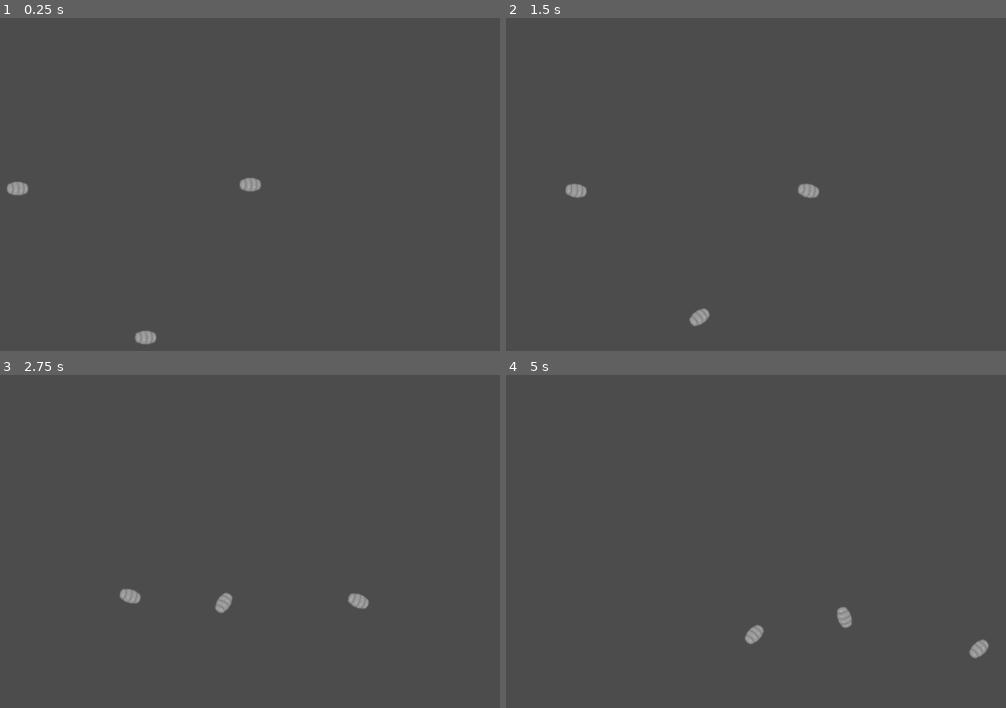
Above: before the commit, frames 1-4 (two rows, left to right).
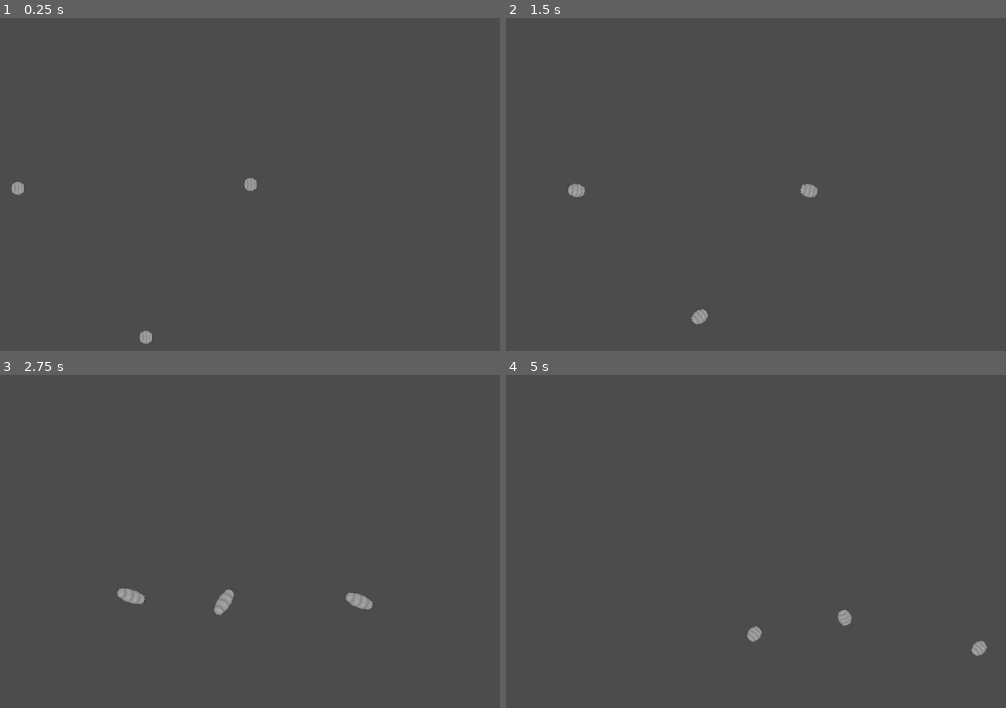
Above: after the commit, the same moments.

Repository: quinnbooth/Mito
Game: Godot game, scene res://src/levels/Level.tscn
The game is run twice, just before and just after one commit, with the same random seed, the same clock (stepped at 60 frames per second) and the same inputs.
Inputs (mouse positions are in pixels of both pictures, inside the frame that each line leads up to):
- Up to frame 1 (0.25 s): no input
- Up to frame 2 (1.5 s): tap Enter at 0.5 s; move the mouse to (906, 201) at 0.52 s; click (906, 201) at 0.67 s; move the mouse to (571, 247) at 1.27 s; click (571, 247) at 1.42 s
- Up to frame 3 (2.75 s): move the mouse to (305, 478) at 2.02 s; click (305, 478) at 2.17 s
- Up to frame 4 (5 s): move the mouse to (691, 674) at 2.77 s; click (691, 674) at 2.92 s; move the mouse to (971, 651) at 3.52 s; click (971, 651) at 3.67 s; move the mouse to (outside the picture) at 4.27 s; click (outside the picture) at 4.42 s

The runs differ from the first frame. In frame 1, 0.2% of the frame differs, in the area x 1-53%, y 48-98%; in frame 2, 0.1%; in frame 3, 0.2%; in frame 4, 0.2%.

Commit message:
Multiple cells and squirming
Level where multiple cells go towards cursor simultaneously and squirm in and out.

Diff:
--- a/src/actors/Cell.tscn
+++ b/src/actors/Cell.tscn
@@ -1,22 +1,39 @@
-[gd_scene load_steps=5 format=2]
+[gd_scene load_steps=6 format=2]
 
 [ext_resource path="res://assets/cell_0.png" type="Texture" id=1]
 [ext_resource path="res://src/actors/Cell.gd" type="Script" id=2]
-[ext_resource path="res://src/shaders/Cell.tres" type="Material" id=3]
+[ext_resource path="res://src/shaders/Cell_material.tres" type="Material" id=3]
+[ext_resource path="res://src/shaders/Cell_collision_material.tres" type="Material" id=4]
 
 [sub_resource type="CapsuleShape2D" id=1]
 radius = 8.0
-height = 10.0
+height = 12.0
 
 [node name="KinematicBody2D" type="KinematicBody2D"]
-material = ExtResource( 3 )
 script = ExtResource( 2 )
 
 [node name="CollisionShape2D" type="CollisionShape2D" parent="."]
+material = ExtResource( 4 )
 rotation = 1.5708
 shape = SubResource( 1 )
 
-[node name="Cell0" type="Sprite" parent="."]
-position = Vector2( 0, 1 )
+[node name="ViewportContainer" type="ViewportContainer" parent="."]
+material = ExtResource( 3 )
+margin_left = -50.0
+margin_top = -50.0
+margin_right = 50.0
+margin_bottom = 50.0
+
+[node name="Viewport" type="Viewport" parent="ViewportContainer"]
+size = Vector2( 100, 100 )
+transparent_bg = true
+handle_input_locally = false
+render_target_update_mode = 3
+
+[node name="Node2D" type="Node2D" parent="ViewportContainer/Viewport"]
+position = Vector2( 50, 50 )
 rotation = 2.35619
+
+[node name="Cell0" type="Sprite" parent="ViewportContainer/Viewport/Node2D"]
+position = Vector2( 0, -1 )
 texture = ExtResource( 1 )
--- a/src/levels/Level.tscn
+++ b/src/levels/Level.tscn
@@ -11,4 +11,5 @@
 position = Vector2( 298, -5 )
 
 [node name="KinematicBody2D3" parent="." instance=ExtResource( 1 )]
+use_parent_material = true
 position = Vector2( 164, 191 )
--- a/src/shaders/Cell.tres
+++ /dev/null
@@ -1,13 +0,0 @@
-[gd_resource type="ShaderMaterial" load_steps=2 format=2]
-
-[sub_resource type="Shader" id=1]
-code = "shader_type canvas_item;
-
-void vertex() {
-
-	VERTEX = VERTEX + vec2(150.0, 1.0);
-
-}"
-
-[resource]
-shader = SubResource( 1 )
--- /dev/null
+++ b/src/shaders/Cell_collision_material.tres
@@ -0,0 +1,6 @@
+[gd_resource type="ShaderMaterial" load_steps=2 format=2]
+
+[ext_resource path="res://src/shaders/Cell_collision_shader.shader" type="Shader" id=1]
+
+[resource]
+shader = ExtResource( 1 )
--- /dev/null
+++ b/src/shaders/Cell_collision_shader.shader
@@ -0,0 +1,5 @@
+shader_type canvas_item;
+
+void vertex() {
+	VERTEX.y += -2.0 * cos(TIME);
+}
--- /dev/null
+++ b/src/shaders/Cell_material.tres
@@ -0,0 +1,6 @@
+[gd_resource type="ShaderMaterial" load_steps=2 format=2]
+
+[ext_resource path="res://src/shaders/Cell_shader.shader" type="Shader" id=1]
+
+[resource]
+shader = ExtResource( 1 )
--- /dev/null
+++ b/src/shaders/Cell_shader.shader
@@ -0,0 +1,15 @@
+shader_type canvas_item;
+
+vec2 scale(vec2 uv, float x_scale, float y_scale) {
+	uv -= 0.5;
+	uv *= vec2(x_scale, y_scale);
+	uv += 0.5;
+	return uv;
+}
+
+void vertex() {
+	float x_scale = 0.5 * cos(TIME) + 1.2;
+	//float y_scale = 2.0 * abs(cos(TIME));
+	float y_scale = 1.0;
+	UV = scale(UV, x_scale, y_scale);
+}
